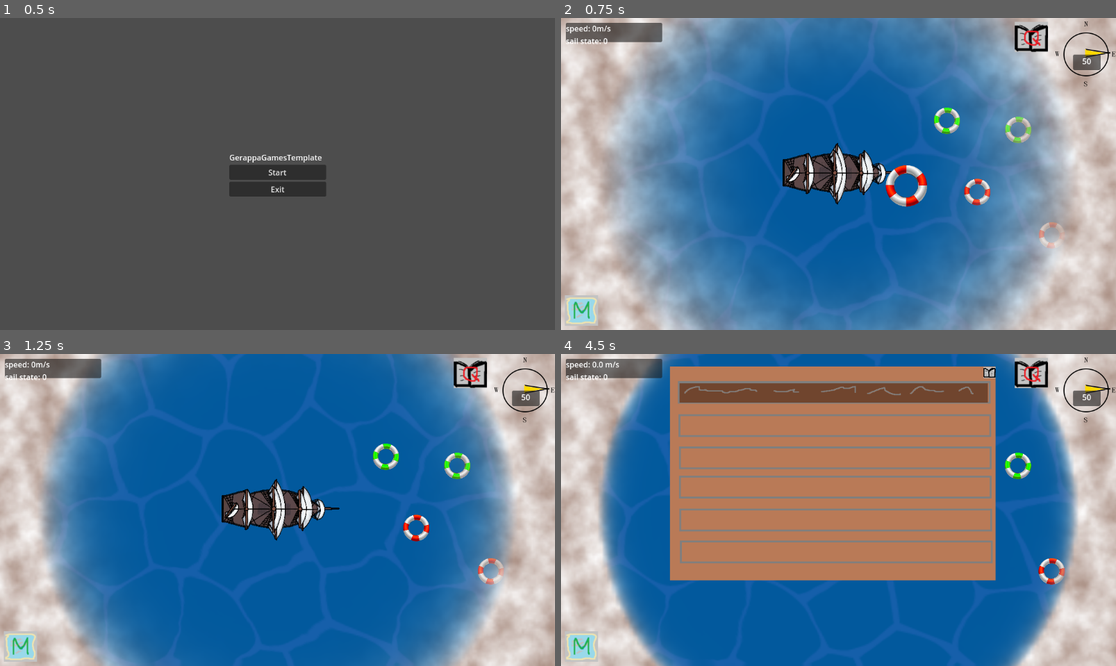
Above: before the commit, frames 1-4 (two rows, left to right).
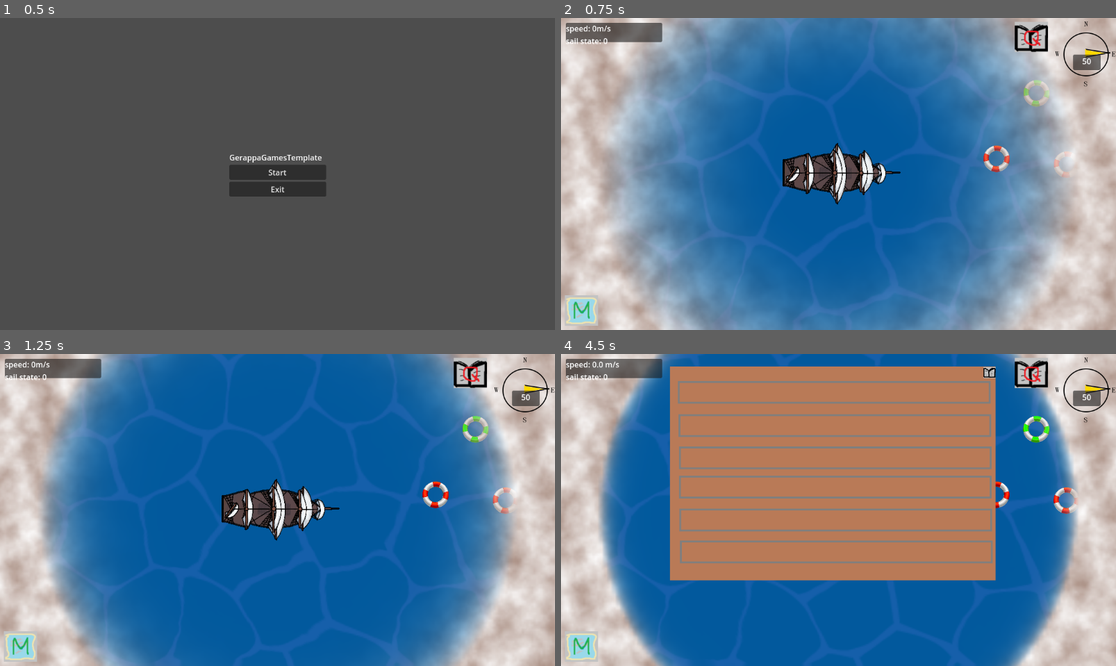
Above: after the commit, the same moments.

Repository: danigeri/AnchorAndAlmanac
Game: Godot game, scene res://Intro/intro.tscn
Same seed, same stepped clock (60 frames per second), same inputs: the game is played once before the commit and once after it. Video files are missing from this copy of the repository; at most half a second of black plays in their place. Sound files missing from this copy of the repository are replaced by a short silence.
Inputs:
- Up to frame 1 (0.5 s): no input
- Up to frame 2 (0.75 s): click "Start" at 0.5 s
- Up to frame 3 (1.25 s): no input
- Up to frame 4 (4.5 s): tap Enter (ui_accept) at 1.25, 1.52, 2.27, 3.77 s; hold Right (ui_right) 1.28-2.03 s; tap Q at 1.35, 2.85, 4.35 s; hold Down (ui_down) 2.03-2.78 s; tap M at 2.1, 3.6 s; hold Right (ui_right) 2.78-3.53 s; hold Up (ui_up) 3.53-4.28 s; hold Left (ui_left) from 4.28 s (still down)

Frame 1 is identical in both runs. In frame 2, 1.8% of the frame differs, in the area x 58-92%, y 20-74%; in frame 3, 1.5%; in frame 4, 4.5%, in the area x 21-94%, y 9-74%.

Commit message:
hp system started with last cp restart

Diff:
--- /dev/null
+++ b/Obstacle/Obstacle.tscn
@@ -0,0 +1,18 @@
+[gd_scene load_steps=4 format=3 uid="uid://cbap81erct4wo"]
+
+[ext_resource type="Script" uid="uid://bjun367gnxjfo" path="res://Obstacle/obstacle.gd" id="1_5iw37"]
+[ext_resource type="Texture2D" uid="uid://wfyxxbhieksu" path="res://Obstacle/temp-obstacle.png" id="2_xv761"]
+
+[sub_resource type="RectangleShape2D" id="RectangleShape2D_l2avp"]
+size = Vector2(72, 68)
+
+[node name="Obstacle" type="Node2D"]
+script = ExtResource("1_5iw37")
+
+[node name="ObstacleImage" type="Sprite2D" parent="."]
+texture = ExtResource("2_xv761")
+
+[node name="StaticBody2D" type="StaticBody2D" parent="." groups=["damaging"]]
+
+[node name="CollisionShape2D" type="CollisionShape2D" parent="StaticBody2D"]
+shape = SubResource("RectangleShape2D_l2avp")
--- /dev/null
+++ b/Obstacle/obstacle.gd
@@ -0,0 +1,8 @@
+extends Node2D
+
+@export var obstacle_texture: Texture2D
+@onready var obstacle_image: Sprite2D = $ObstacleImage
+
+# Called when the node enters the scene tree for the first time.
+func _ready() -> void:
+	obstacle_image.texture = obstacle_texture
--- a/Ship/ship.gd
+++ b/Ship/ship.gd
@@ -28,9 +28,14 @@
 var wind_strength: int
 
 @onready var camera_2d: Camera2D = $Camera2D
+@onready var hitbox: Area2D = $Hitbox
+@onready var animation_player: AnimationPlayer = $AnimationPlayer
+@onready var sprite_2d: Sprite2D = $Sprite2D
 
 
 func _ready() -> void:
+	hitbox.body_entered.connect(_on_hitbox_body_entered)
+	Globals.go_to_last_checkpoint.connect(_on_go_to_last_checkpoint)
 	camera_2d.make_current()
 	current_speed_mps = 0
 
@@ -65,6 +70,10 @@
 
 # Input polling: something to do as long as the key is pressed
 func _physics_process(delta: float) -> void:
+	handle_steering(delta)
+
+
+func handle_steering(delta: float) -> void :
 	if Input.is_action_pressed("ui_right"):
 		turn(RIGHT, delta)
 
@@ -80,14 +89,13 @@
 	velocity.y = direction.y * current_speed_mps
 	move_and_slide()
 
-
 func get_camera() -> Camera2D:
 	return camera_2d
 
 
 func turn(directional_multiplier: int, delta: float) -> void:
 	var facing_chage_rad: float = (
-		directional_multiplier * turn_rad * delta * current_speed_mps * TURN_SPEED_QUOTIENT
+		directional_multiplier * turn_rad * delta * TURN_SPEED_QUOTIENT
 	)
 
 	facing_rad += facing_chage_rad
@@ -133,3 +141,25 @@
 func _on_wind_update_wind(dir, strength) -> void:
 	wind_direction = dir
 	wind_strength = strength
+
+func _on_hitbox_body_entered(body):
+	print(body)
+	if (body.is_in_group("damaging")):
+		Globals.remove_hp()
+		animation_player.play("hit")
+
+
+func _on_go_to_last_checkpoint(_last_cp_position: Vector2) -> void:
+	await animation_player.animation_finished
+	sink_ship()
+	current_speed_mps = 0
+	sail_state = SailStates.SAIL_STATE_DOWN
+	sail_state_change.emit(0)
+	Globals.restore_hp()
+
+
+func sink_ship() -> void:
+	print("sink")
+	animation_player.play("sink")
+	await animation_player.animation_finished
+	sprite_2d.scale = Vector2(1,1)
--- a/Ship/ship.tscn
+++ b/Ship/ship.tscn
@@ -1,11 +1,104 @@
-[gd_scene load_steps=4 format=3 uid="uid://b3e5wvna1fkp5"]
+[gd_scene load_steps=9 format=3 uid="uid://b3e5wvna1fkp5"]
 
 [ext_resource type="Script" uid="uid://cyhid3hiv7efg" path="res://Ship/ship.gd" id="1_1p84g"]
 [ext_resource type="Texture2D" uid="uid://ipfg4fdeomcl" path="res://Ship/ship_art.png" id="2_q4ev1"]
 
 [sub_resource type="CapsuleShape2D" id="CapsuleShape2D_q4ev1"]
-radius = 58.0
-height = 124.0
+radius = 27.41936
+height = 89.34426
+
+[sub_resource type="CapsuleShape2D" id="CapsuleShape2D_edrfk"]
+radius = 36.0
+height = 240.47607
+
+[sub_resource type="Animation" id="Animation_q4ev1"]
+resource_name = "hit"
+length = 0.2
+tracks/0/type = "value"
+tracks/0/imported = false
+tracks/0/enabled = true
+tracks/0/path = NodePath("Sprite2D:modulate")
+tracks/0/interp = 1
+tracks/0/loop_wrap = true
+tracks/0/keys = {
+"times": PackedFloat32Array(0, 0.06666667, 0.2),
+"transitions": PackedFloat32Array(1, 1, 1),
+"update": 0,
+"values": [Color(1, 1, 1, 1), Color(1, 0.39607844, 0.3372549, 0.85882354), Color(1, 1, 1, 1)]
+}
+
+[sub_resource type="Animation" id="Animation_edrfk"]
+length = 0.001
+tracks/0/type = "value"
+tracks/0/imported = false
+tracks/0/enabled = true
+tracks/0/path = NodePath("Sprite2D:modulate")
+tracks/0/interp = 1
+tracks/0/loop_wrap = true
+tracks/0/keys = {
+"times": PackedFloat32Array(0),
+"transitions": PackedFloat32Array(1),
+"update": 0,
+"values": [Color(1, 1, 1, 1)]
+}
+tracks/1/type = "value"
+tracks/1/imported = false
+tracks/1/enabled = true
+tracks/1/path = NodePath("Sprite2D:scale")
+tracks/1/interp = 1
+tracks/1/loop_wrap = true
+tracks/1/keys = {
+"times": PackedFloat32Array(0),
+"transitions": PackedFloat32Array(1),
+"update": 0,
+"values": [Vector2(1, 1)]
+}
+tracks/2/type = "value"
+tracks/2/imported = false
+tracks/2/enabled = true
+tracks/2/path = NodePath("Sprite2D:rotation")
+tracks/2/interp = 1
+tracks/2/loop_wrap = true
+tracks/2/keys = {
+"times": PackedFloat32Array(0),
+"transitions": PackedFloat32Array(1),
+"update": 0,
+"values": [0.0]
+}
+
+[sub_resource type="Animation" id="Animation_1w8ol"]
+resource_name = "sink"
+tracks/0/type = "value"
+tracks/0/imported = false
+tracks/0/enabled = true
+tracks/0/path = NodePath("Sprite2D:scale")
+tracks/0/interp = 1
+tracks/0/loop_wrap = true
+tracks/0/keys = {
+"times": PackedFloat32Array(0, 1),
+"transitions": PackedFloat32Array(1, 1),
+"update": 0,
+"values": [Vector2(1, 1), Vector2(0.1, 0.1)]
+}
+tracks/1/type = "value"
+tracks/1/imported = false
+tracks/1/enabled = true
+tracks/1/path = NodePath("Sprite2D:rotation")
+tracks/1/interp = 1
+tracks/1/loop_wrap = true
+tracks/1/keys = {
+"times": PackedFloat32Array(0, 1),
+"transitions": PackedFloat32Array(2, 1),
+"update": 0,
+"values": [0.0, 18.84955592153876]
+}
+
+[sub_resource type="AnimationLibrary" id="AnimationLibrary_d6neq"]
+_data = {
+&"RESET": SubResource("Animation_edrfk"),
+&"hit": SubResource("Animation_q4ev1"),
+&"sink": SubResource("Animation_1w8ol")
+}
 
 [node name="Ship" type="CharacterBody2D"]
 script = ExtResource("1_1p84g")
@@ -15,8 +108,20 @@
 texture = ExtResource("2_q4ev1")
 
 [node name="CollisionShape2D" type="CollisionShape2D" parent="."]
-position = Vector2(-1, -1)
-scale = Vector2(1.2, 2.44)
+position = Vector2(-1, 16)
+scale = Vector2(-1.3373358, 2.3335693)
 shape = SubResource("CapsuleShape2D_q4ev1")
 
+[node name="Hitbox" type="Area2D" parent="."]
+
+[node name="HitboxShape" type="CollisionShape2D" parent="Hitbox"]
+position = Vector2(-1, 10)
+scale = Vector2(1, 0.84000045)
+shape = SubResource("CapsuleShape2D_edrfk")
+
 [node name="Camera2D" type="Camera2D" parent="."]
+
+[node name="AnimationPlayer" type="AnimationPlayer" parent="."]
+libraries = {
+&"": SubResource("AnimationLibrary_d6neq")
+}
--- a/game_loop.gd
+++ b/game_loop.gd
@@ -12,6 +12,7 @@
 # Called when the node enters the scene tree for the first time.
 func _ready() -> void:
 	Globals.all_checkpoints_collected.connect(_on_all_checkpoints_collected)
+	Globals.go_to_last_checkpoint.connect(_on_go_to_last_checkpoint)
 	ship_camera = ship.get_camera()
 	endgame_barrier_camera = endgame_barrier.get_camera()
 
@@ -42,3 +43,9 @@
 	fog_of_war.show()
 	await get_tree().create_timer(1).timeout
 	get_tree().paused = false
+
+func _on_go_to_last_checkpoint(last_checkpoint_position: Vector2):
+	await get_tree().create_timer(1.0).timeout
+	ship_camera.position_smoothing_enabled = true
+	ship_camera.position_smoothing_speed = 2.5
+	ship.position = last_checkpoint_position
--- a/game_loop.tscn
+++ b/game_loop.tscn
@@ -9,7 +9,9 @@
 [ext_resource type="PackedScene" uid="uid://675p0otu3tys" path="res://UI/UI.tscn" id="5_vfyqg"]
 [ext_resource type="PackedScene" uid="uid://cii0yvyu1gclv" path="res://Checkpoint/Checkpoint.tscn" id="9_vfyqg"]
 [ext_resource type="PackedScene" uid="uid://b3rw3vuine4lr" path="res://ShipLog/ShipLogSound.tscn" id="10_eufeh"]
+[ext_resource type="PackedScene" uid="uid://cbap81erct4wo" path="res://Obstacle/Obstacle.tscn" id="10_pyewy"]
 [ext_resource type="Texture2D" uid="uid://bj550qfk1ber3" path="res://Checkpoint/templadmark.png" id="10_v6ba6"]
+[ext_resource type="Texture2D" uid="uid://wfyxxbhieksu" path="res://Obstacle/temp-obstacle.png" id="11_17x25"]
 [ext_resource type="Texture2D" uid="uid://da5qsg08d482g" path="res://Checkpoint/templadmark_green.png" id="11_pyewy"]
 
 [node name="GameLoop" type="Node2D"]
@@ -35,33 +37,37 @@
 [node name="Checkpoints" type="Node2D" parent="."]
 
 [node name="Checkpoint" parent="Checkpoints" instance=ExtResource("9_vfyqg")]
-position = Vector2(770, 362)
+position = Vector2(956, 305)
 landmark_texture = ExtResource("10_v6ba6")
 
 [node name="Checkpoint2" parent="Checkpoints" instance=ExtResource("9_vfyqg")]
-position = Vector2(853, 226)
+position = Vector2(1039, 169)
 landmark_texture = ExtResource("11_pyewy")
 landmark_type = 1
 
 [node name="Checkpoint3" parent="Checkpoints" instance=ExtResource("9_vfyqg")]
-position = Vector2(916, 374)
+position = Vector2(1102, 317)
 landmark_texture = ExtResource("10_v6ba6")
 landmark_type = 2
 
 [node name="Checkpoint4" parent="Checkpoints" instance=ExtResource("9_vfyqg")]
-position = Vector2(1001, 245)
+position = Vector2(1187, 188)
 landmark_texture = ExtResource("11_pyewy")
 landmark_type = 3
 
 [node name="Checkpoint5" parent="Checkpoints" instance=ExtResource("9_vfyqg")]
-position = Vector2(1071, 464)
+position = Vector2(1257, 407)
 landmark_texture = ExtResource("10_v6ba6")
 landmark_type = 4
 
 [node name="Checkpoint6" parent="Checkpoints" instance=ExtResource("9_vfyqg")]
-position = Vector2(1178, 329)
+position = Vector2(1364, 272)
 landmark_texture = ExtResource("11_pyewy")
 landmark_type = 5
+
+[node name="Obstacle" parent="." instance=ExtResource("10_pyewy")]
+position = Vector2(641, 796)
+obstacle_texture = ExtResource("11_17x25")
 
 [node name="ShipLogSound" parent="." instance=ExtResource("10_eufeh")]
 position = Vector2(770, 362)
--- a/globals.gd
+++ b/globals.gd
@@ -2,10 +2,11 @@
 
 signal checkpoint_collected(type: int)
 signal all_checkpoints_collected
+signal go_to_last_checkpoint(last_checkpoint_position: Vector2)
 
 enum LandmarkType { FIRST, SECOND, THIRD, FOURTH, FIFTH, SIXTH }
 
-var last_checkpoint_positon: Vector2
+var last_checkpoint_positon: Vector2 = Vector2(628,355) #todo set starting position when map is built
 
 var collected_landmarks := {
 	LandmarkType.FIRST: false,
@@ -16,6 +17,7 @@
 	LandmarkType.SIXTH: false
 }
 
+var current_hp: int = 3
 
 func mark_collected(type: int, checkpoint_position: Vector2) -> void:
 	if not collected_landmarks[type]:
@@ -23,6 +25,7 @@
 		last_checkpoint_positon = checkpoint_position
 		print("last checkpoint positon: ", last_checkpoint_positon)
 		emit_signal("checkpoint_collected", type)
+
 		if are_all_checkpoints_collected():
 			all_checkpoints_collected.emit()
 
@@ -32,3 +35,14 @@
 		if not collected_landmarks[value]:
 			return false
 	return true
+
+
+func remove_hp() -> void :
+	current_hp -= 1
+	print(current_hp)
+	if current_hp == 0:
+		go_to_last_checkpoint.emit(last_checkpoint_positon)
+
+
+func restore_hp() -> void:
+	current_hp = 3
Not shown, added: Obstacle/obstacle.gd.uid
Binary file added: Obstacle/temp-obstacle.png
Not shown, added: Obstacle/temp-obstacle.png.import
Not shown: 1 places in game_loop.tscn that only renumber resources
